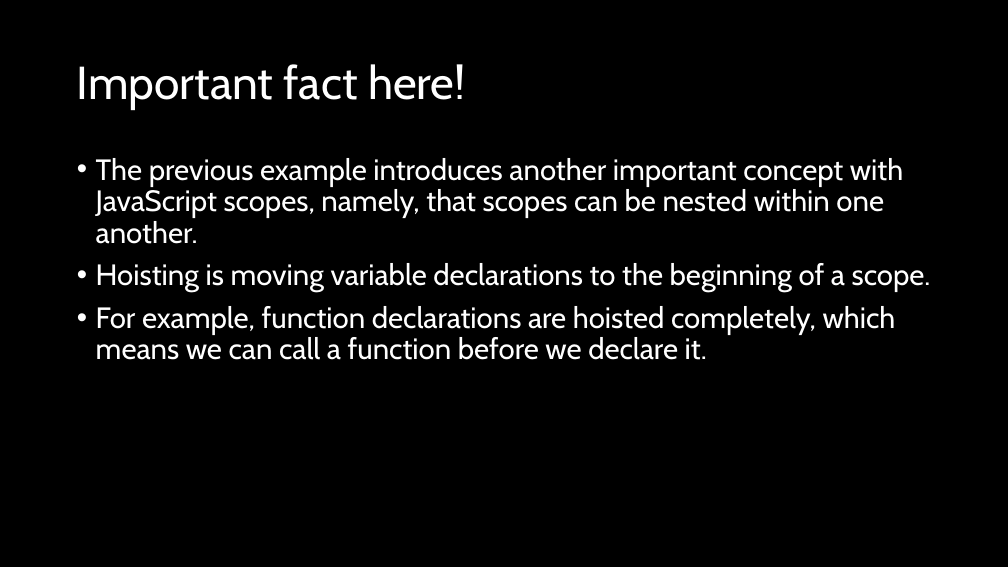
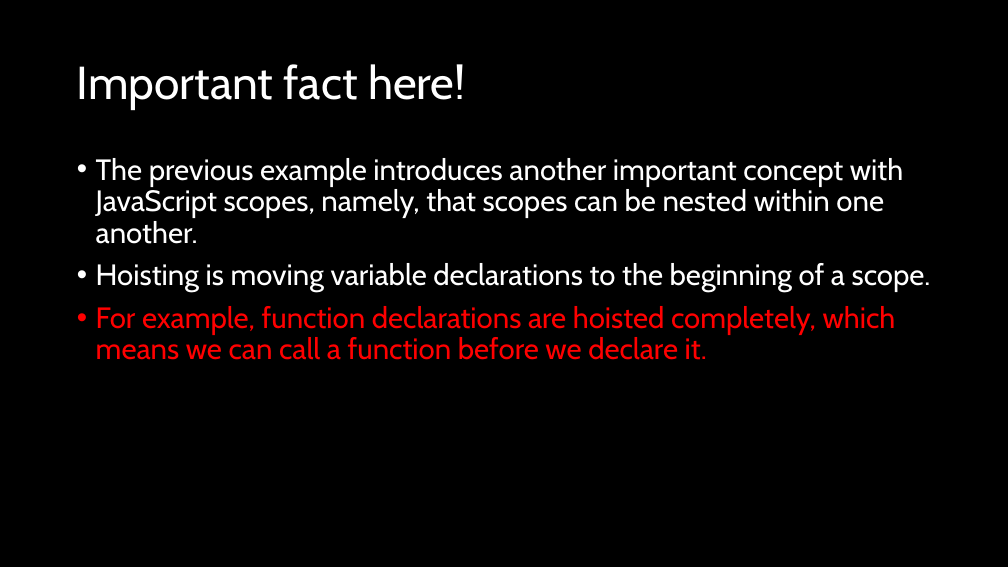
Before and after one commit to natiquekeyin/fall2025, a slide deck: slide 20 of JavaScript/Week3/Week3.pptx. Drawn at 1008x567 pixels with LibreOffice and Linux fonts; fonts in the diff are those of the drawing. Boxes give left, top, right and bottom in pixels: in the first picture for what was removed or moved away, otherwise in the second. Text is boxed around its words. In the diff, an @@ line names an element or a change of style, - is before the commit and + after.

```diff
--- a/JavaScript/Week3/Week3.pptx
+++ b/JavaScript/Week3/Week3.pptx
@@ text at <box>96,306,896,360</box>: text colour #FFFFFF to #FF0000 in "For example, function declarations are hoisted completely, ..." @@
```
Also in this commit, not shown: 1 other slide changed, 5 other files.
